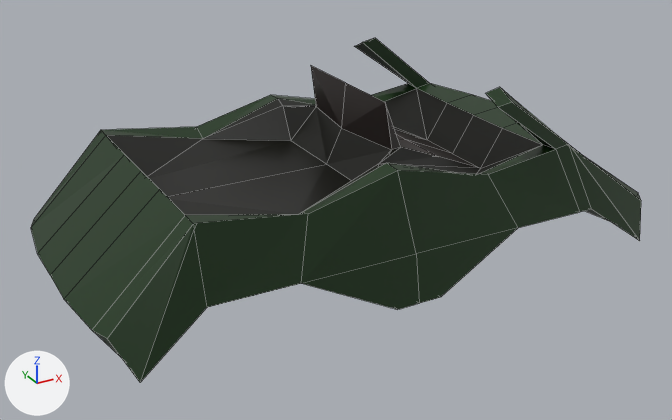
Two versions of the Blender file UnityProj/Assets/RawModels/CarBody.blend, one commit apart.
The view is the same before and after, from a 50 mm lens placed at (-18.2, -32.7, 16.9), pointed at (-0.1, 0.1, 0.5). Lighting does not change. The marker at lower left points along +X, +Y and +Z. Mesh edges are drawn as thin lines.

The older version as bpy lines, for what is in view:
```python
me_cube = bpy.data.meshes.new('Cube')
me_cube.from_pydata(...)  # 154 vertices, 167 faces; spans x -12.5..14.0, y -6.4..6.4, z -1.0..6.6
me_cube.materials.append(mat_hogmaterial)
ob_body = bpy.data.objects.new('Body', me_cube)
ob_body.location = (0.0, 0.0, 0.0)
```
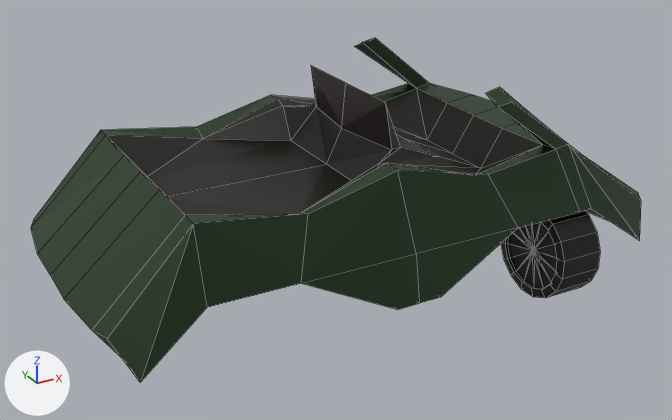
Patch to the scene script:
```diff
--- a/UnityProj/Assets/RawModels/CarBody.blend.py
+++ b/UnityProj/Assets/RawModels/CarBody.blend.py
@@ me_cube @@
 # used by ob_body; location = (0.0, 0.0, 0.0)
-me_cube.from_pydata(...)  # 154 vertices, 167 faces; spans x -12.5..14.0, y -6.4..6.4, z -1.0..6.6
+me_cube.from_pydata(...)  # 152 vertices, 166 faces; spans x -12.5..14.0, y -6.4..6.4, z -1.0..6.6
+# me_cube part 1
+# 2 vertices are removed from x -8.7..-8.5, y -5.6..-5.5, z 3.8..4.0
+# 5 faces are deleted
+# 4 new faces join them
 me_cube.materials.append(mat_hogmaterial)
@@ me_cylinder @@
+me_cylinder.from_pydata(...)  # 67 vertices, 96 faces; spans x -0.57..1.48, y -2.08..2.08, z -2.08..2.08
+me_cylinder.materials.append(mat_hogmaterial)
@@ ob_rightwheel @@
+ob_rightwheel = bpy.data.objects.new('rightWheel', me_cylinder)
+ob_rightwheel.location = (7.51, -4.68, -1.14)
```

Pixel boxes [x1, y1, x2, y2] of what changed, in the pictures (672 x 420 px; the box of a moved part takes in the faces that stretch with it):
'rightWheel', added: after [501, 211, 600, 298]
part 1 of me_cube, moved or reshaped: [108, 214, 308, 382] in both
